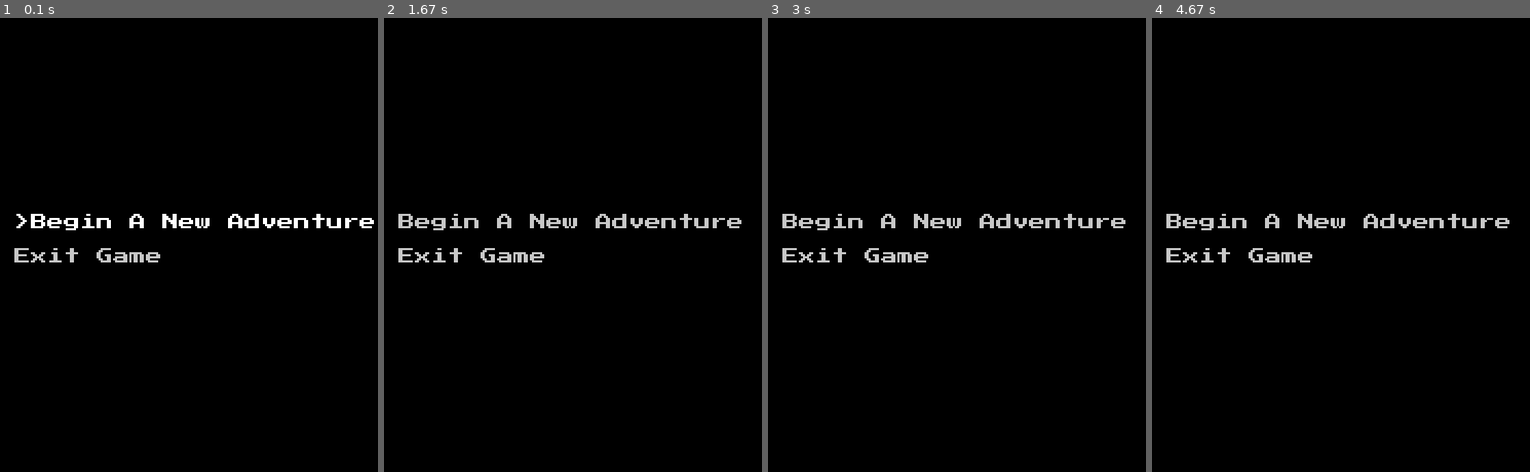
Above: before the commit, frames 1-4 (left to right).
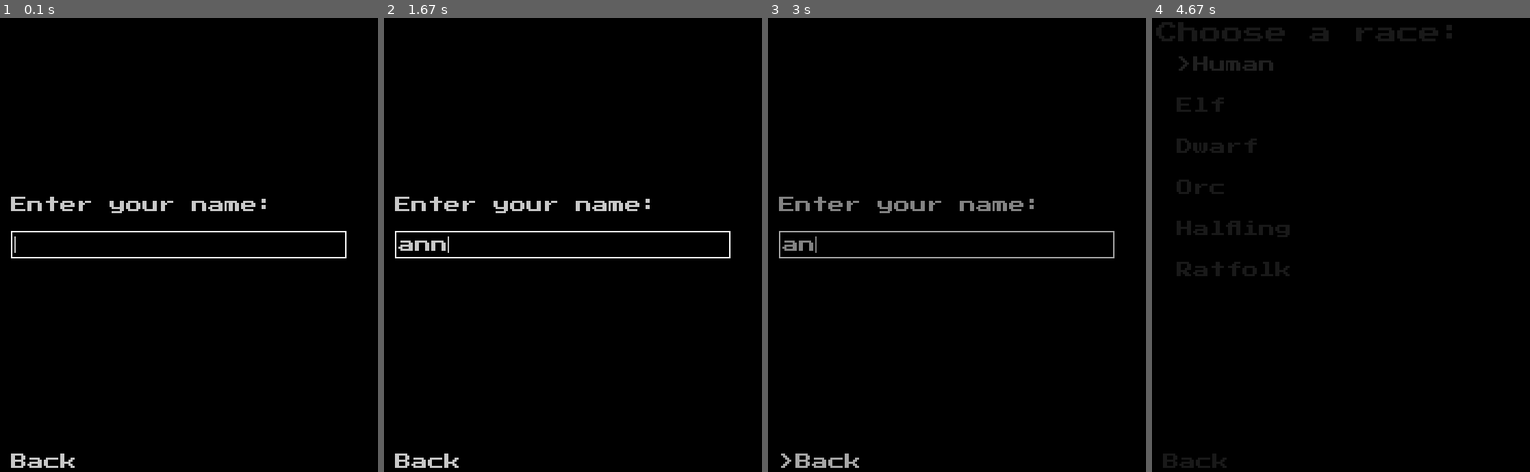
Above: after the commit, the same moments.

Repository: Cyborger/PygameTextRPG
Game: pygame game, started from launcher.py
Two runs of this game, one before a commit and one after it. Both use one fixed random seed, a clock stepped at 60 frames per second and the inputs below.
Inputs (mouse positions are in pixels of both pictures, inside the frame that each line leads up to):
- Up to frame 1 (0.1 s): no input
- Up to frame 2 (1.67 s): press the mouse at (603, 267) at 0.37 s; move the mouse to (690, 254) at 0.47 s; release the mouse at (outside the picture) at 0.6 s; tap Enter at 0.67, 1.33 s; type "ann" at 1 s; press the mouse at (561, 245) at 1.58 s
- Up to frame 3 (3 s): move the mouse to (968, 204) at 1.68 s; release the mouse at (991, 167) at 1.82 s; hold Backspace 1.88-2.18 s; press the mouse at (813, 462) at 2.25 s; move the mouse to (873, 267) at 2.35 s; release the mouse at (934, 72) at 2.48 s
- Up to frame 4 (4.67 s): no input

The runs differ from the first frame. In frame 1, 3.0% of the frame differs, in the area x 2-99%, y 39-100%; in frame 2, 3.1%; in frame 3, 3.1%; in frame 4, 4.5%, in the area x 1-95%, y 0-100%.

Commit message:
Fixed input entering
Probably needs cleaning up

Diff:
--- a/core/game.py
+++ b/core/game.py
@@ -10,7 +10,7 @@
         self.display = Display(700, 700)
         self.states = [TitleMenuState(self), CharacterCreationState(self)]
         self.currentState = None
-        self.changeMenu("titleMenuState/titleMenu")
+        self.changeMenu("characterCreationState/nameChoosingMenu")
         self.running = True
 
     def loop(self):
@@ -26,6 +26,7 @@
         self.currentState.changeMenu(splitPath[1])
         if resetMenu:
             self.currentState.resetCurrentMenu()
+        self.currentState.currentMenu.buttonSelection = 0
         self.currentState.currentMenu.updateButtonFocus()
 
     def getState(self, stateName):
--- a/core/inputField.py
+++ b/core/inputField.py
@@ -3,17 +3,22 @@
 from core.label import Label
 
 class InputField(Button):
-    def __init__(self, x, y, parentMenu, maxLength=20, fontSize = 24):
-        self.parentMenu = parentMenu
+    def __init__(self, x, y, maxLength=20, fontSize = 24):
         self.font = pygame.font.Font("res/fonts/PressStart2P-Regular.ttf",
                                      fontSize)
         self.borderWidth = 2
         self.xMargin = 3
         self.yMargin = 6
+        self.maxLength = maxLength
+
         self.boxImage = self.createBoxImage(maxLength)
         self.inputLabel = Label("", self.borderWidth + self.xMargin,
                                 self.borderWidth + self.yMargin)
-        super().__init__(self.boxImage, x, y, self.getInput)
+        super().__init__(self.boxImage, x, y, self.selected)
+
+        self.promptImage = pygame.Surface((2, self.font.size(" ")[1]))
+        self.promptImage.fill((200, 200, 200))
+        self.showPrompt = False
         self.renderInput()
 
     def createBoxImage(self, textLength):
@@ -27,25 +32,32 @@
         background.blit(foreground, (self.borderWidth, self.borderWidth))
         return background
 
-    def getInput(self):
-        gettingInput = True
-        while gettingInput:
-            for event in pygame.event.get():
-                if event.type == pygame.QUIT:
-                    gettingInput = False
-                elif event.type == pygame.KEYDOWN:
-                    if event.key == pygame.K_RETURN:
-                        gettingInput = False
-                    elif event.key == pygame.K_BACKSPACE:
-                        self.inputLabel.text = self.inputLabel.text[:-1]
-                        self.renderInput()
-                    else:
-                        self.inputLabel.text += event.unicode
-                        self.renderInput()
-            self.parentMenu.render()
-            pygame.display.flip()
+    def addInput(self, char):
+        if len(self.inputLabel.text) < self.maxLength:
+            self.inputLabel.text += char
+            self.renderInput()
+
+    def backspace(self):
+        self.inputLabel.text = self.inputLabel.text[:-1]
+        self.renderInput()
 
     def renderInput(self):
         self.image = self.boxImage.copy()
         self.inputLabel.updateImage()
         self.image.blit(self.inputLabel.image, self.inputLabel.rect)
+        if self.showPrompt:
+            self.renderPrompt()
+
+
+    def renderPrompt(self):
+        promptX = self.inputLabel.rect.x + self.font.size(self.inputLabel.text)[0]
+        promptY = self.inputLabel.rect.y
+        self.image.blit(self.promptImage, (promptX, promptY))
+
+    def selected(self):
+        self.showPrompt = True
+        self.renderInput()
+
+    def unselected(self):
+        self.showPrompt = False
+        self.renderInput()
--- a/core/menu.py
+++ b/core/menu.py
@@ -1,7 +1,6 @@
 import pygame
+from core.inputField import InputField
 
-
-# TODO: Getting buttons?
 
 class Menu:
     def __init__(self, name, parentState):
@@ -9,6 +8,7 @@
         self.parentState = parentState
         self.buttons = []
         self.labels = []
+        self.currentTextField = None
         self.buttonSelection = 0
 
     def update(self):
@@ -23,8 +23,12 @@
         for event in events:
             if event.type == pygame.QUIT:
                 self.getRoot().exit()
-        self.handleKeyEvents(events)
         self.handleMouseEvents(events)
+        if self.currentTextField is None:
+            self.handleButtonNavigationEvents(events)
+        else:
+            self.handleInputEnteringEvents(events)
+
 
     def draw(self, surface, position=(0, 0)):
         self.getRoot().display.draw(surface, position)
@@ -35,7 +39,7 @@
     def addLabel(self, label):
         self.labels.append(label)
 
-    def handleKeyEvents(self, events):
+    def handleButtonNavigationEvents(self, events):
         for event in events:
             if event.type == pygame.KEYDOWN:
                 if event.key == pygame.K_w or event.key == pygame.K_UP:
@@ -46,7 +50,21 @@
                                                len(self.buttons) - 1)
                     self.updateButtonFocus()
                 elif event.key == pygame.K_RETURN:
-                    self.buttons[self.buttonSelection].checkForClick()
+                    selectedButton = self.buttons[self.buttonSelection]
+                    selectedButton.checkForClick()
+                    if isinstance(selectedButton, InputField):
+                        self.currentTextField = selectedButton
+
+    def handleInputEnteringEvents(self, events):
+        for event in events:
+            if event.type == pygame.KEYDOWN:
+                if event.key == pygame.K_RETURN or event.key == pygame.K_ESCAPE:
+                    self.currentTextField.unselected()
+                    self.currentTextField = None
+                elif event.key == pygame.K_BACKSPACE:
+                    self.currentTextField.backspace()
+                else:
+                    self.currentTextField.addInput(event.unicode)
 
     def handleMouseEvents(self, events):
         for event in events:
@@ -56,8 +74,16 @@
                     if button.isHovering(event.pos):
                         self.buttonSelection = self.buttons.index(button)
             if event.type == pygame.MOUSEBUTTONDOWN:
+                if self.currentTextField is not None:
+                    self.currentTextField.unselected()
+                    self.currentTextField = None
                 for button in self.buttons:
-                    button.checkForClick()
+                    if button.hovered:
+                        button.click(*button.funcArgs)
+                        if isinstance(button, InputField):
+                            self.currentTextField = button
+                            self.currentTextField.selected()
+
 
     def getRoot(self):
         return self.parentState.getRoot()
@@ -69,5 +95,8 @@
         for i in range(len(self.buttons)):
             if i == self.buttonSelection:
                 self.buttons[i].forceHover()
+                if isinstance(self.buttons[i], InputField):
+                    self.currentTextField = self.buttons[i]
+                    self.buttons[i].selected()
             else:
                 self.buttons[i].forceUnhover()
--- a/menus/nameChoosingMenu.py
+++ b/menus/nameChoosingMenu.py
@@ -7,8 +7,8 @@
 class NameChoosingMenu(Menu):
     def __init__(self, parentState):
         super().__init__("nameChoosingMenu", parentState)
-        self.addLabel(Label("Enter your name: ", 20, 20))
-        self.addButton(InputField(20, 120, self))
+        self.addLabel(Label("Enter your name: ", 20, 275))
+        self.addButton(InputField(20, 325))
         self.addButton(LabelButton("Back", 20, 650, self.goBack))
 
     def goBack(self):
